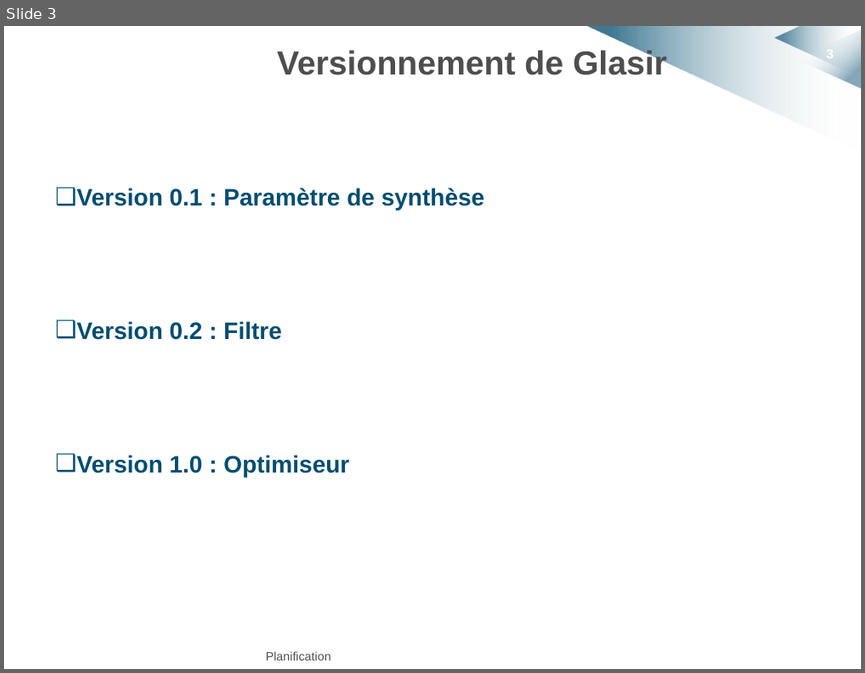
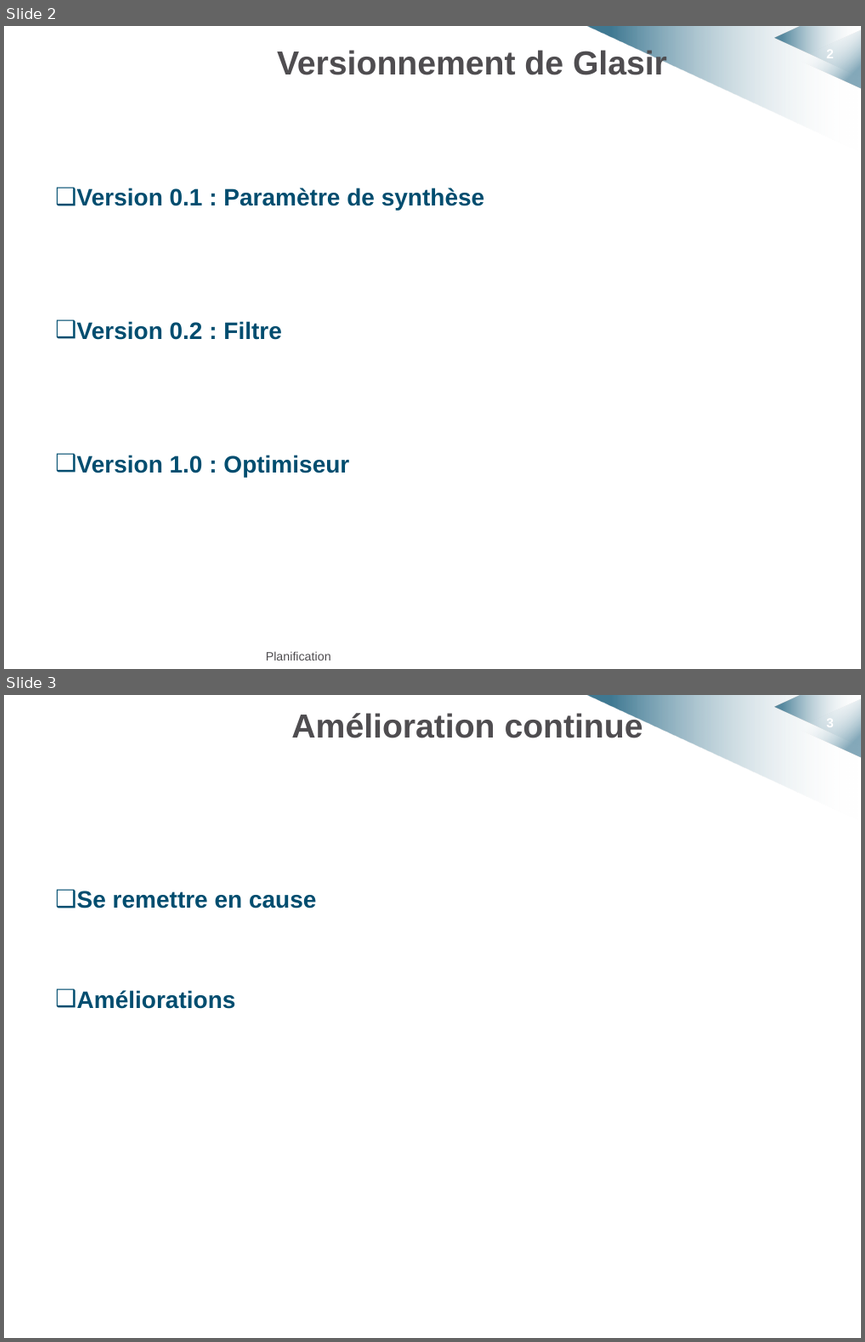
Before and after one commit to HKervadec/korrigolo, a slide deck: soutenances/projet_decembre/planif_et_conclu.pptx. Shown one above the other, each under a label of ours: slide 3 before the commit, slides 2 and 3 after it. The pictures are 865x673 and 865x1342 pixels, drawn with LibreOffice and Linux fonts; fonts in the diff are those of the drawing; background and template pictures are left out. Boxes give left, top, right and bottom in pixels: in the first picture for what was removed or moved away, otherwise in the second. Text is boxed around its words. In the diff, an @@ line names an element or a change of style, - is before the commit and + after.

```diff
--- a/soutenances/projet_decembre/planif_et_conclu.pptx
+++ b/soutenances/projet_decembre/planif_et_conclu.pptx
@@ slide 3 added at [4, 695, 861, 1338], background #FFFFFF; not listed: 4 template elements that a slide beside it also shows @@
@@ title added at [291, 711, 643, 738], 28 pt, text #4F4D50, bold @@
+Amélioration continue
@@ text added at [77, 891, 316, 1009], 20 pt, text #004D6F, bold @@
+❑ Se remettre en cause
+❑ Améliorations
@@ what was slide 3 is now slide 2 @@
```
Also in this commit, not shown: 1 slide changed, 2 slides removed.
